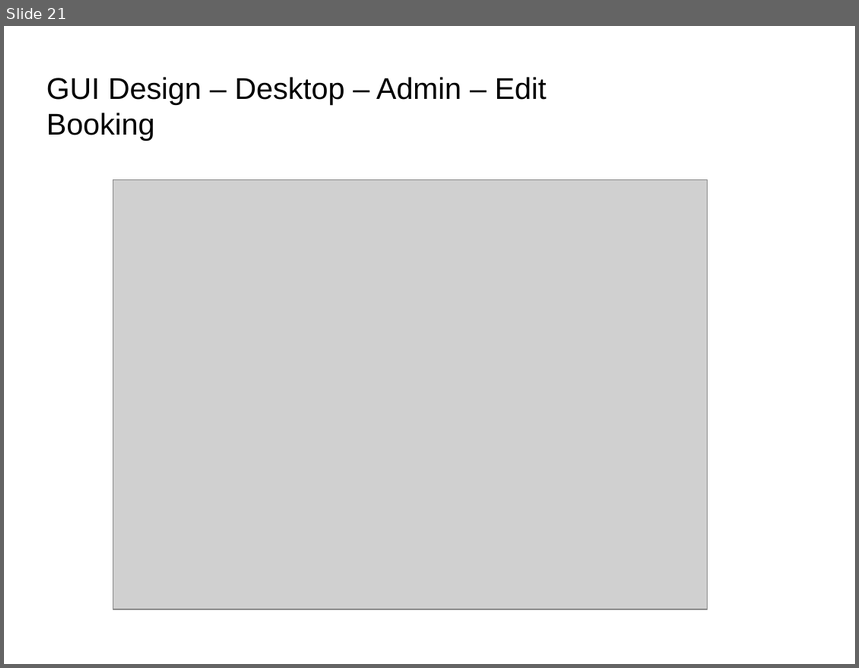
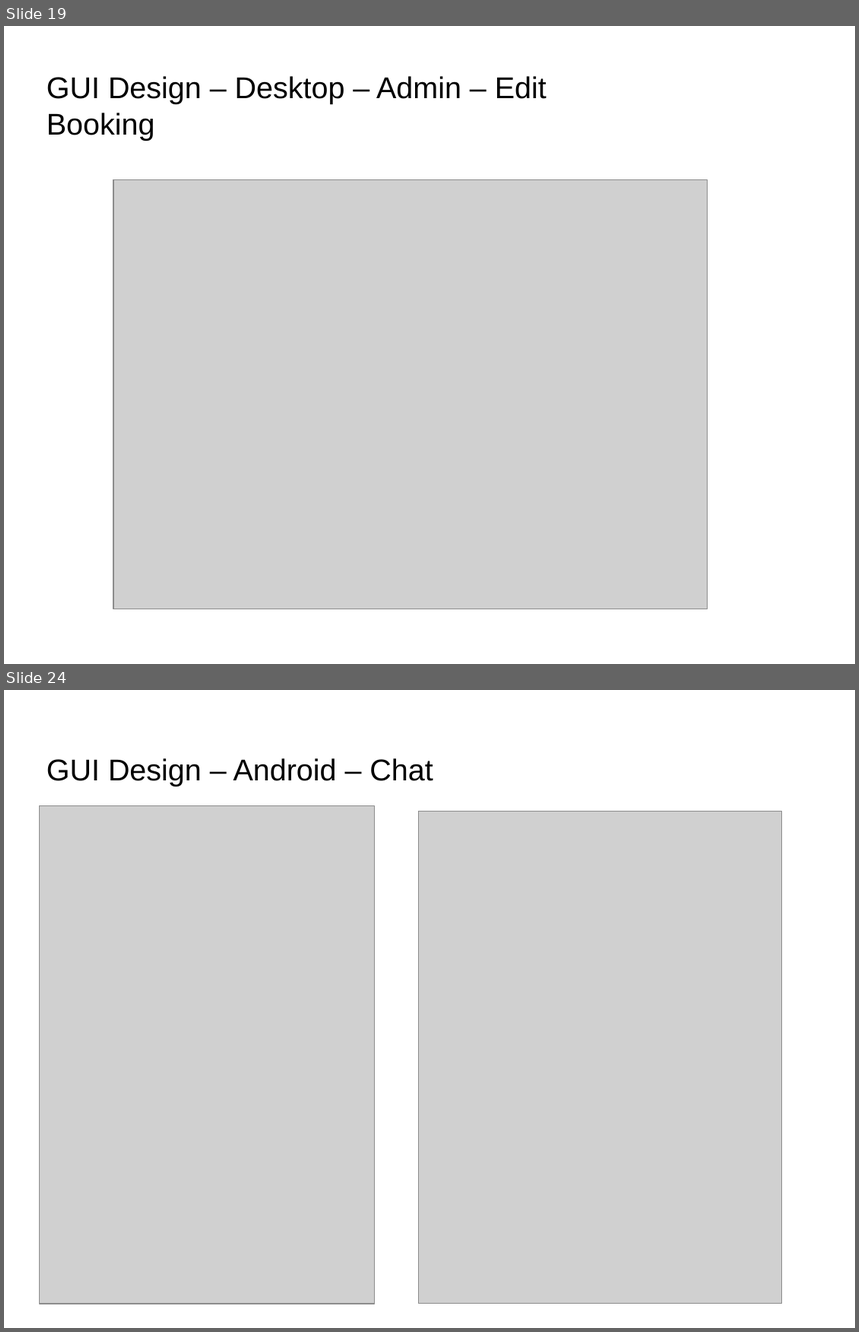
Before and after one commit to Matzkee/TeamProject, a slide deck: Documents/Team G - Design Presentation & Document.pptx. Shown one above the other, each under a label of ours: slide 21 before the commit, slides 19 and 24 after it; the slides between them are not shown. The pictures are 859x668 and 859x1332 pixels, drawn with LibreOffice and Linux fonts; fonts in the diff are those of the drawing; grey boxes stand for pictures; background and template pictures are left out. Boxes give left, top, right and bottom in pixels: in the first picture for what was removed or moved away, otherwise in the second. Text is boxed around its words. In the diff, an @@ line names an element or a change of style, - is before the commit and + after.

```diff
--- a/Documents/Team G - Design Presentation & Document.pptx
+++ b/Documents/Team G - Design Presentation & Document.pptx
@@ slide 24 added at bbox=[4, 690, 855, 1328], background picture (left out) @@
@@ text added at bbox=[47, 758, 433, 787], 28 pt, text #000000 @@
+GUI Design – Android – Chat
@@ picture added at bbox=[40, 806, 375, 1305] @@
@@ picture added at bbox=[419, 812, 782, 1304] @@
@@ what was slide 21 is now slide 19 @@
```
Also in this commit, not shown: 8 slides changed, 2 other slides added, 10 other files.
